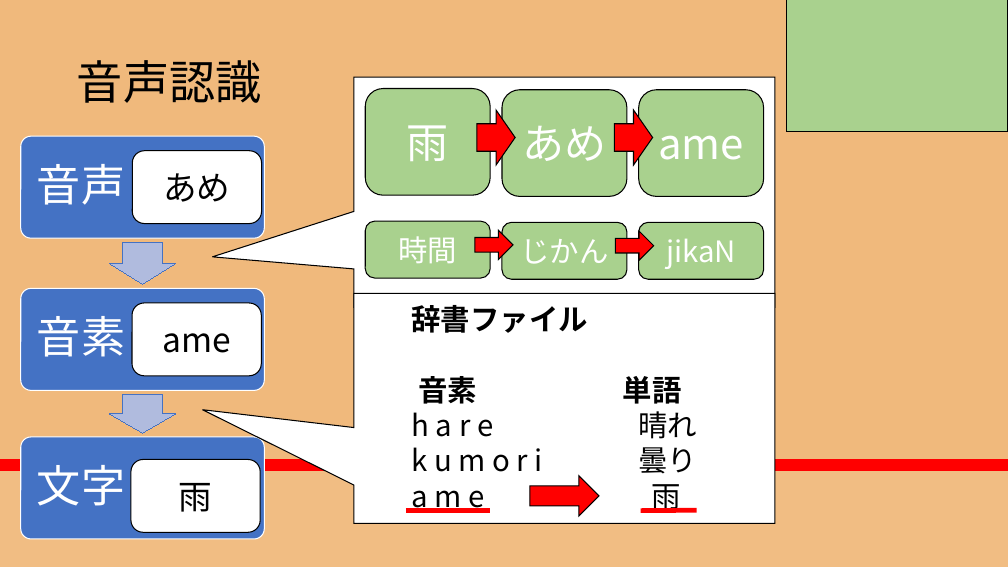
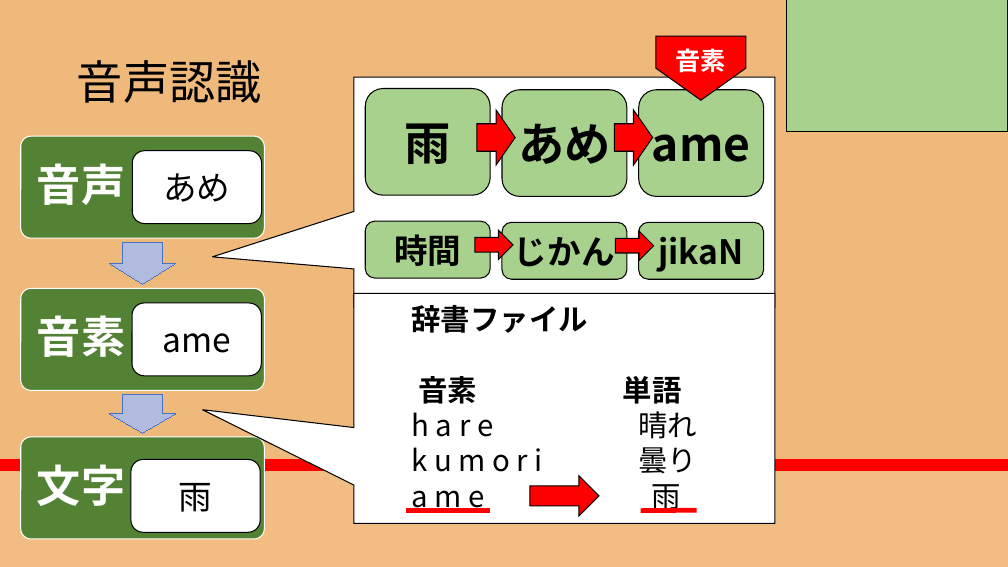
Before and after one commit to RikiishiSuzunosuke/AIspeaker_yosie, a slide deck: slide 8 of presentation/AIスピーカー開発_3_main.pptx. Drawn at 1008x567 pixels with LibreOffice and Linux fonts; fonts in the diff are those of the drawing. Boxes give left, top, right and bottom in pixels: in the first picture for what was removed or moved away, otherwise in the second. Text is boxed around its words. In the diff, an @@ line names an element or a change of style, - is before the commit and + after.

```diff
--- a/presentation/AIスピーカー開発_3_main.pptx
+++ b/presentation/AIスピーカー開発_3_main.pptx
@@ pentagon arrow added at [656, 36, 746, 100], fill #FF0000, outline #000000 1 pt, 24 pt, text #FFFFFF, bold @@
+音素
@@ size 40 to 44 pt, text colour #FFFFFF to #000000, bold on in 3 elements at [639, 90, 764, 197], [502, 90, 627, 197], [365, 88, 490, 195] @@
@@ size 28 to 32 pt, text colour #FFFFFF to #000000, bold on in 3 elements at [639, 222, 764, 279], [502, 222, 627, 279], [365, 222, 490, 278] @@
@@ fill #4472C4 to #548235 in 3 elements at [20, 136, 264, 238], [20, 288, 264, 390], [20, 437, 264, 539] @@
@@ bold on in 3 elements at [37, 163, 125, 205], [37, 315, 125, 357], [37, 464, 125, 506] @@
```
Also in this commit, not shown: 6 other slides changed.
